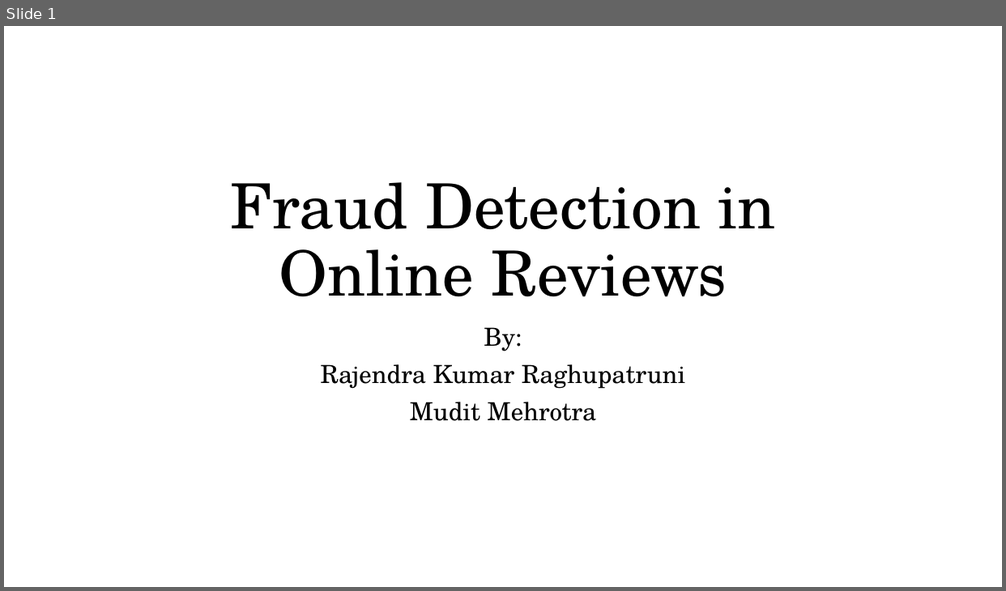
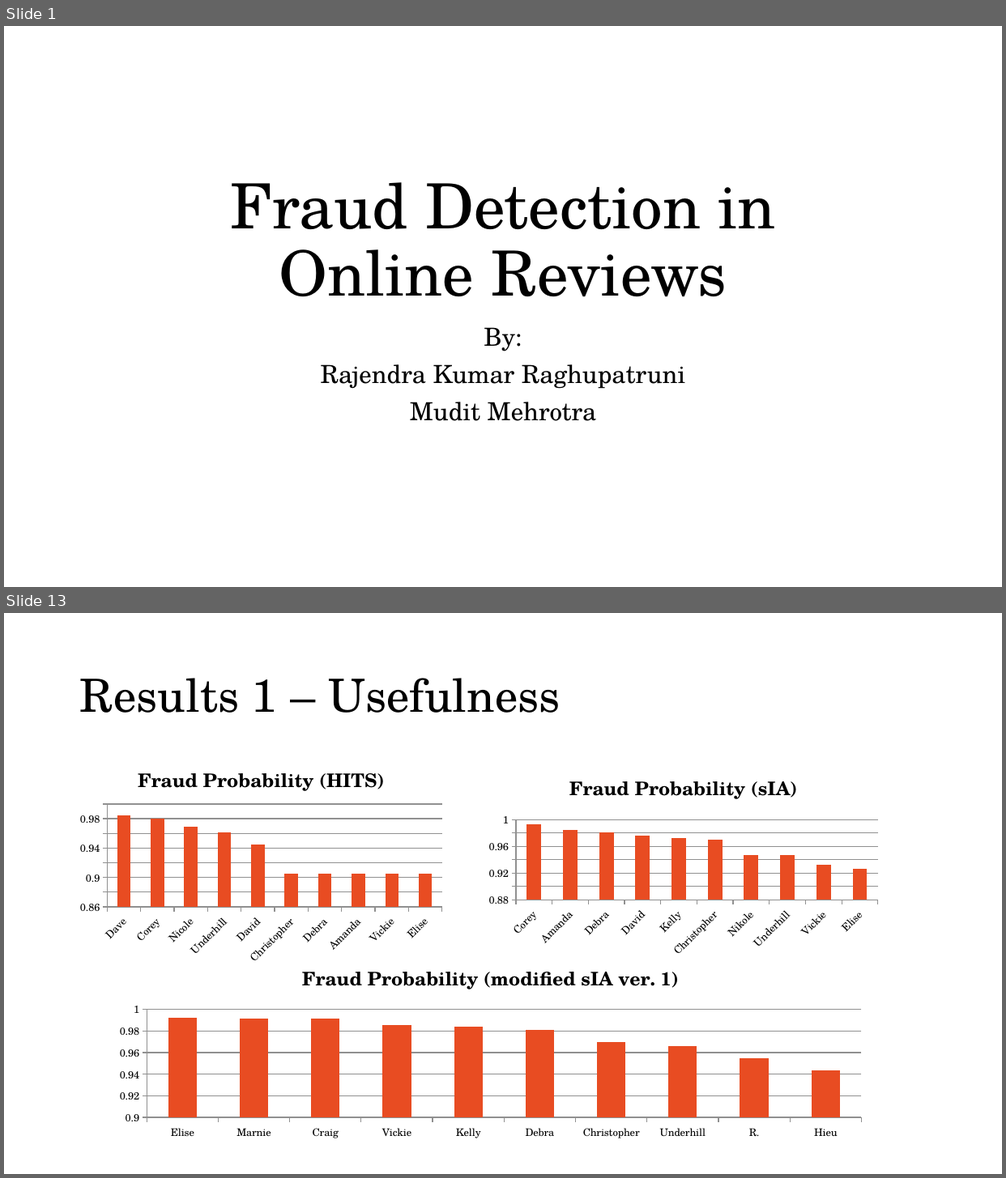
Before and after one commit to rkumar2468/Mining, a slide deck: Documents/Presentation/Course591-Final-Presentation.pptx. Shown one above the other, each under a label of ours: slide 1 before the commit, slides 1 and 13 after it; the slides between them are not shown. The pictures are 1006x591 and 1006x1178 pixels, drawn with LibreOffice and Linux fonts; fonts in the diff are those of the drawing. Boxes give left, top, right and bottom in pixels: in the first picture for what was removed or moved away, otherwise in the second. Text is boxed around its words. In the diff, an @@ line names an element or a change of style, - is before the commit and + after.

```diff
--- a/Documents/Presentation/Course591-Final-Presentation.pptx
+++ b/Documents/Presentation/Course591-Final-Presentation.pptx
@@ slide 13 added at (x1=4, y1=613, x2=1002, y2=1174), background #FFFFFF @@
@@ title added at (x1=80, y1=678, x2=560, y2=713), 44 pt, text #000000 @@
+Results 1 – Usefulness
@@ column chart added at (x1=73, y1=752, x2=450, y2=969) @@
+title "Fraud Probability (HITS)"
+categories: Dave, Corey, Nicole, Underhill, David, Christopher, Debra, Amanda, Vickie, Elise
+Fraud Probability (HITS): 0.98, 0.98, 0.97, 0.96, 0.94, 0.91, 0.91, 0.91, 0.91, 0.91
@@ column chart added at (x1=481, y1=760, x2=887, y2=962) @@
+title "Fraud Probability (sIA)"
+categories: Corey, Amanda, Debra, David, Kelly, Christopher, Nikole, Underhill, Vickie, Elise
+Fraud Probability (sIA): 0.99, 0.98, 0.98, 0.98, 0.97, 0.97, 0.95, 0.95, 0.93, 0.93
@@ column chart added at (x1=104, y1=951, x2=877, y2=1144) @@
+title "Fraud Probability (modified sIA ver. 1)"
+categories: Elise, Marnie, Craig, Vickie, Kelly, Debra, Christopher, Underhill, R., Hieu
+Series 1: 0.99, 0.99, 0.99, 0.99, 0.98, 0.98, 0.97, 0.97, 0.95, 0.94
```
Also in this commit, not shown: 16 other slides added, 4 slides removed, 5 other files.
